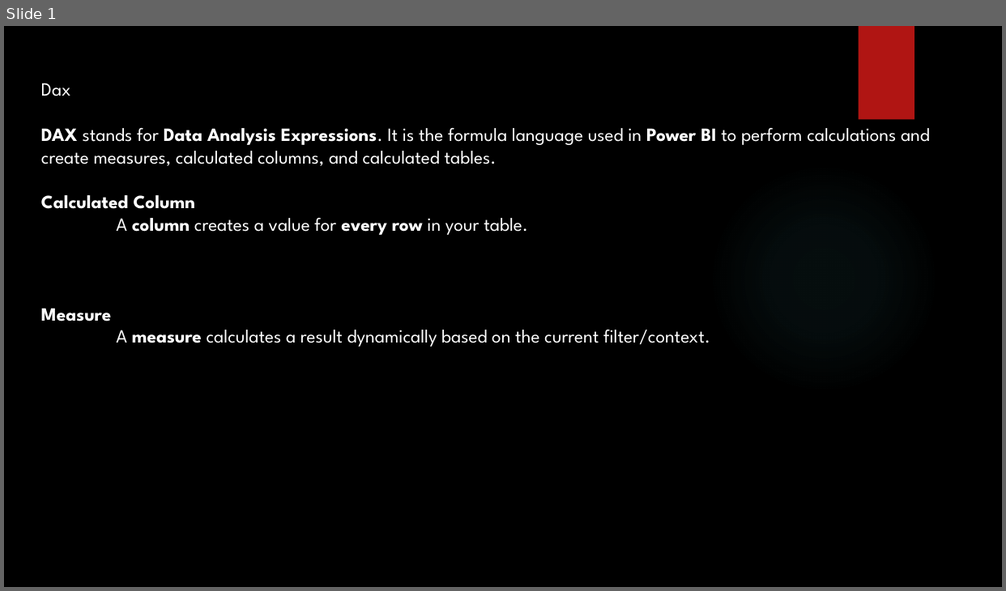
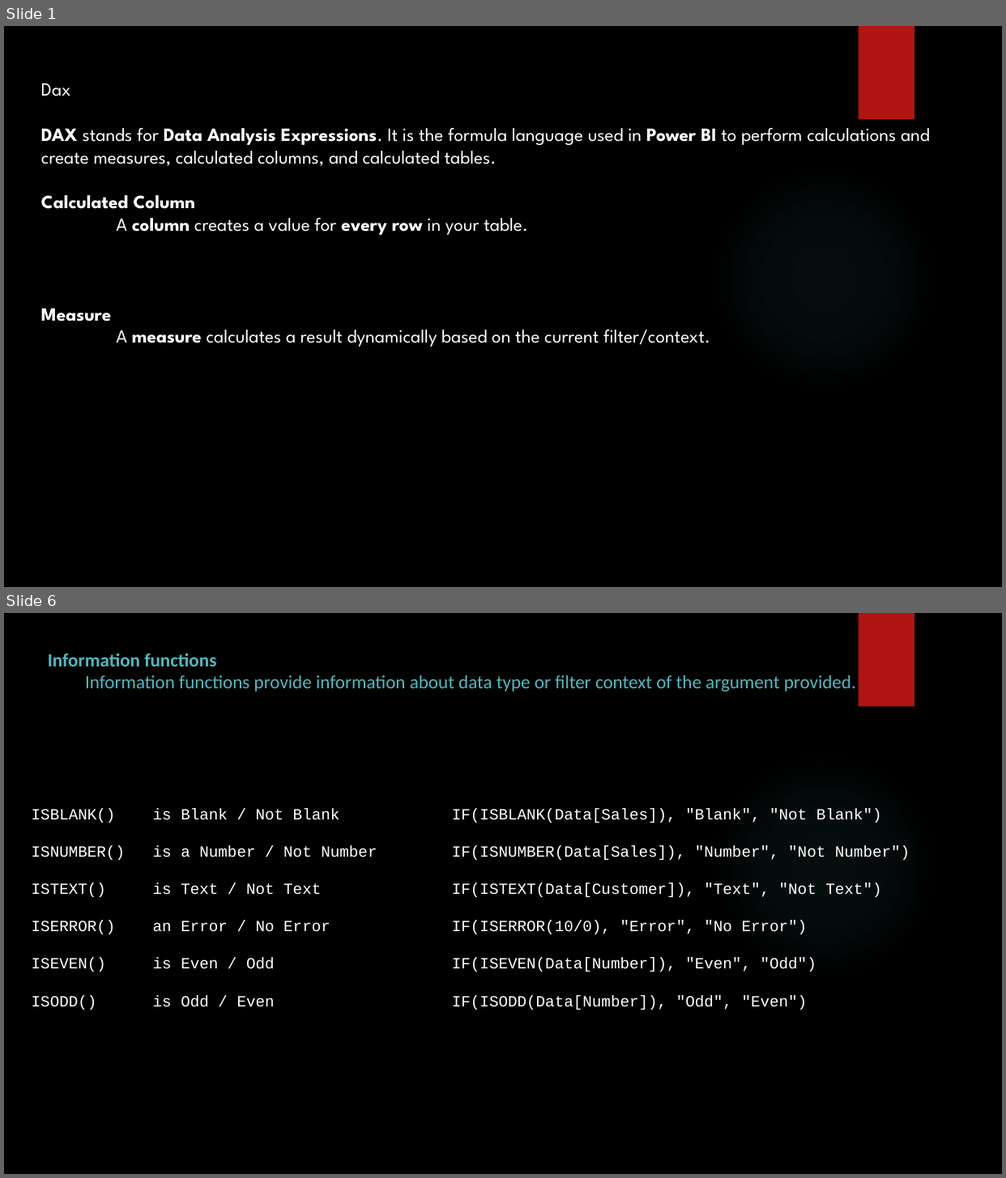
Before and after one commit to SHIVRAJSHINDE/Ethans, a slide deck: 17 18 20/5.Power Bi/5) Dax/Dax.pptx. Shown one above the other, each under a label of ours: slide 1 before the commit, slides 1 and 6 after it; the slides between them are not shown. The pictures are 1006x591 and 1006x1178 pixels, drawn with LibreOffice and Linux fonts; fonts in the diff are those of the drawing; background and template pictures are left out. Boxes give left, top, right and bottom in pixels: in the first picture for what was removed or moved away, otherwise in the second. Text is boxed around its words. In the diff, an @@ line names an element or a change of style, - is before the commit and + after.

```diff
--- a/17 18 20/5.Power Bi/5) Dax/Dax.pptx
+++ b/17 18 20/5.Power Bi/5) Dax/Dax.pptx
@@ slide 6 added at [4, 613, 1002, 1174], background picture (left out); not listed: 2 template elements that a slide beside it also shows @@
@@ text added at [48, 653, 856, 692], 18 pt, text #50B9C1 @@
+Information functions
+  Information functions provide information about data type or filter context of the argument provided.
@@ text added at [32, 808, 910, 1010], 15 pt, text #FFFFFF @@
+ISBLANK() is Blank / Not Blank IF(ISBLANK(Data[Sales]), "Blank", "Not Blank")
+ISNUMBER() is a Number / Not Number IF(ISNUMBER(Data[Sales]), "Number", "Not Number")
+ISTEXT() is Text / Not Text IF(ISTEXT(Data[Customer]), "Text", "Not Text")
+ISERROR() an Error / No Error IF(ISERROR(10/0), "Error", "No Error")
+ISEVEN() is Even / Odd IF(ISEVEN(Data[Number]), "Even", "Odd")
+ISODD() is Odd / Even IF(ISODD(Data[Number]), "Odd", "Even")
```
Also in this commit, not shown: 5 slides changed, 6 other slides added, 1 slide removed, 47 other files.
